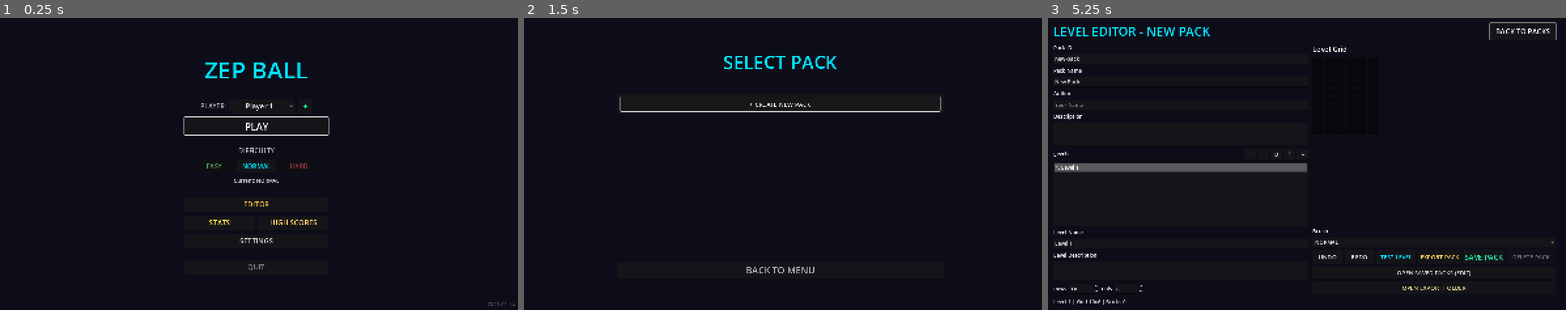
Above: before the commit, frames 1-3 (left to right).
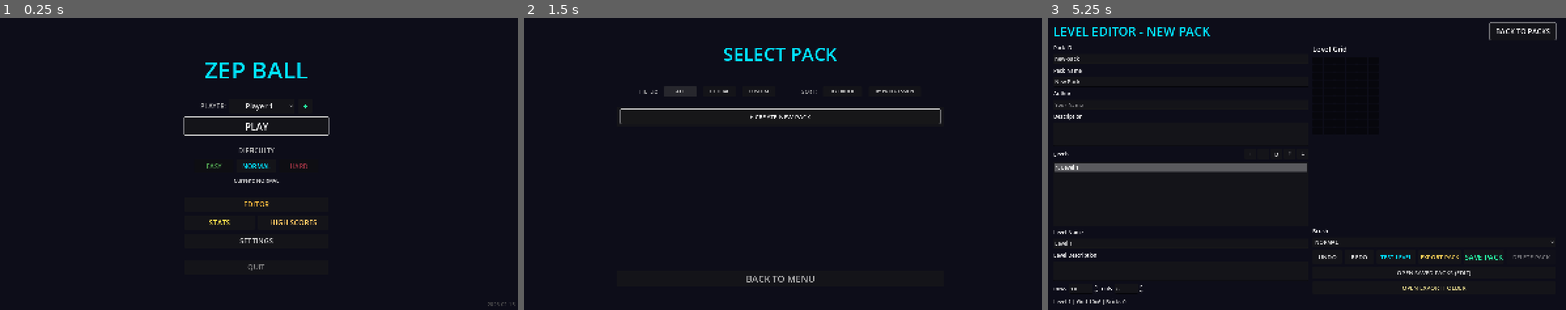
Above: after the commit, the same moments.

Repository: zepanv/zepball
Game: Godot game, scene res://scenes/ui/main_menu.tscn
Same seed, same stepped clock (60 frames per second), same inputs: the game is played once before the commit and once after it.
Inputs (mouse positions are in pixels of both pictures, inside the frame that each line leads up to):
- Up to frame 1 (0.25 s): no input
- Up to frame 2 (1.5 s): click "PLAY" at 0.5 s; click (679, 91) at 1.25 s, where only the run after the commit has a clickable "ALL"
- Up to frame 3 (5.25 s): click (1244, 91) at 2 s, where only the run after the commit has a clickable "OFFICIAL"; click (1281, 91) at 2.75 s, where only the run after the commit has a clickable "CUSTOM"; click (1363, 91) at 3.5 s, where only the run after the commit has a clickable "BY ORDER"; click (1420, 91) at 4.25 s, where only the run after the commit has a clickable "BY PROGRESSION"; click "+ CREATE NEW PACK" at 5 s

The runs differ from the first frame. In frame 1, less than 0.1% of the frame differs, in the area x 98-100%, y 97-99%; in frame 2, 2.0%, in the area x 18-81%, y 10-91%; in frame 3, nothing differs.

Commit message:
fix: Address Set Mode combo persistence and paddle displacement bugs; Add Pack Select UI enhancements
## Bugfixes

### Set Mode Combo/Streak Reset
- Fixed combo multiplier and no-miss streak carrying over between levels in Set Mode
- Combo and streak now properly reset at the start of each level
- Perfect Set eligibility (3x bonus) continues to track correctly across levels
- Modified: menu_controller.gd (removed set_saved_combo/set_saved_no_miss preservation)
- Modified: main.gd (_restore_set_state now only restores score/lives/perfect status)

### Paddle Horizontal Displacement
- Fixed paddle being pushed horizontally out of play area by angled ball collisions
- Paddle now strictly locked to its initial X position
- Modified: paddle.gd (added initial_x storage and position lock in _physics_process)

## Features

### Pack Select UI Enhancements
- Added filter toolbar: ALL / OFFICIAL / CUSTOM
- Added sort options: BY ORDER (custom A-Z, official legacy order) / BY PROGRESSION (completion %)
- All controls are controller-accessible
- Modified: set_select.gd (added FilterMode/SortMode enums, toolbar creation, filter/sort logic)
- Modified: set_select.tscn (added ToolbarContainer node)

## Documentation
- Updated main menu version label to 2026-02-15
- Updated .agent/README.md with current game state and recent update history
- Updated .agent/System/architecture.md with Set Mode behavior and Pack Select features
- Updated README.md with player profiles, Pack Select features, and Set Mode progression
- Moved bugfixes-and-pack-ui.md from Backlog to Completed with full implementation summary

Co-Authored-By: Claude Sonnet 4.5 <noreply@anthropic.com>

Diff:
--- a/scenes/ui/main_menu.tscn
+++ b/scenes/ui/main_menu.tscn
@@ -200,7 +200,7 @@
 grow_vertical = 0
 theme_override_colors/font_color = Color(0.3, 0.3, 0.3, 1)
 theme_override_font_sizes/font_size = 16
-text = "2026-02-14"
+text = "2026-02-15"
 horizontal_alignment = 2
 
 [node name="NewProfileDialog" type="ConfirmationDialog" parent="."]
--- a/scenes/ui/set_select.tscn
+++ b/scenes/ui/set_select.tscn
@@ -46,6 +46,13 @@
 custom_minimum_size = Vector2(0, 20)
 layout_mode = 2
 
+[node name="ToolbarContainer" type="MarginContainer" parent="VBoxContainer"]
+layout_mode = 2
+theme_override_constants/margin_left = 0
+theme_override_constants/margin_top = 0
+theme_override_constants/margin_right = 0
+theme_override_constants/margin_bottom = 10
+
 [node name="ScrollContainer" type="ScrollContainer" parent="VBoxContainer"]
 custom_minimum_size = Vector2(0, 450)
 layout_mode = 2
--- a/scripts/main.gd
+++ b/scripts/main.gd
@@ -119,26 +119,20 @@
 		call_deferred("_restore_set_state",
 			MenuController.set_saved_score,
 			MenuController.set_saved_lives,
-			MenuController.set_saved_combo,
-			MenuController.set_saved_no_miss,
 			MenuController.set_saved_perfect)
 
 	# Connect existing bricks
 	connect_brick_signals()
 
-func _restore_set_state(saved_score: int, saved_lives: int, saved_combo: int, saved_no_miss: int, saved_perfect: bool) -> void:
+func _restore_set_state(saved_score: int, saved_lives: int, saved_perfect: bool) -> void:
 	"""Restore game state when continuing a set (called deferred to ensure HUD is ready)"""
 	game_manager.score = saved_score
 	game_manager.lives = saved_lives
-	game_manager.combo = saved_combo
-	game_manager.no_miss_hits = saved_no_miss
 	game_manager.is_perfect_clear = saved_perfect
 
 	# Emit signals to update HUD
 	game_manager.score_changed.emit(game_manager.score)
 	game_manager.lives_changed.emit(game_manager.lives)
-	game_manager.combo_changed.emit(game_manager.combo)
-	game_manager.no_miss_streak_changed.emit(game_manager.no_miss_hits)
 
 func setup_background() -> void:
 	"""Load and configure a random background image."""
--- a/scripts/paddle.gd
+++ b/scripts/paddle.gd
@@ -27,6 +27,7 @@
 var was_mouse_captured: bool = false
 
 # Velocity tracking for spin mechanics
+var initial_x: float = 0.0
 var previous_y: float = 0.0
 var actual_velocity_y: float = 0.0
 var game_manager: Node = null
@@ -45,6 +46,7 @@
 var aim_locked: bool = false
 
 func _ready():
+	initial_x = position.x  # Store initial X position
 	previous_y = position.y
 	last_mouse_y = viewport_ref.get_mouse_position().y
 	game_manager = get_tree().get_first_node_in_group("game_manager")
@@ -129,6 +131,9 @@
 	elif position.y > max_bound_y:
 		position.y = max_bound_y
 
+	# Lock paddle to initial X position (prevent horizontal displacement from ball collisions)
+	position.x = initial_x
+
 	# Calculate actual velocity (for spin mechanics)
 	actual_velocity_y = (position.y - previous_y) / delta
 
--- a/scripts/ui/menu_controller.gd
+++ b/scripts/ui/menu_controller.gd
@@ -485,8 +485,6 @@
 	if current_play_mode == PlayMode.SET and game_manager:
 		set_saved_score = current_score
 		set_saved_lives = game_manager.lives
-		set_saved_combo = game_manager.combo
-		set_saved_no_miss = game_manager.no_miss_hits
 		set_saved_perfect = game_manager.is_perfect_clear
 
 	# Mark level as completed
--- a/scripts/ui/set_select.gd
+++ b/scripts/ui/set_select.gd
@@ -1,12 +1,21 @@
 extends Control
 
 ## Pack Select Screen - Displays available built-in and user packs
+
+# Filter and Sort modes
+enum FilterMode { ALL, OFFICIAL, CUSTOM }
+enum SortMode { BY_ORDER, BY_PROGRESSION }
+
+var current_filter_mode: FilterMode = FilterMode.ALL
+var current_sort_mode: SortMode = SortMode.BY_ORDER
 
 @onready var sets_container = $VBoxContainer/ScrollContainer/SetsContainer
 @onready var title_label = $VBoxContainer/TitleLabel
+@onready var toolbar_container = $VBoxContainer/ToolbarContainer
 
 func _ready() -> void:
 	title_label.text = "SELECT PACK"
+	_create_toolbar()
 	populate_packs()
 
 	# Grab focus on first button for controller navigation
@@ -23,6 +32,13 @@
 		child.queue_free()
 
 	var packs: Array[Dictionary] = PackLoader.get_all_packs()
+
+	# Apply filter
+	packs = _apply_filter(packs)
+
+	# Apply sort
+	packs = _apply_sort(packs)
+
 	for pack_data in packs:
 		create_pack_card(pack_data)
 	_create_new_pack_card()
@@ -203,6 +219,158 @@
 func _on_back_button_pressed() -> void:
 	MenuController.show_main_menu()
 
+func _create_toolbar() -> void:
+	"""Create the filter and sort toolbar"""
+	if not toolbar_container:
+		return
+
+	var toolbar_hbox := HBoxContainer.new()
+	toolbar_hbox.add_theme_constant_override("separation", 20)
+	toolbar_hbox.alignment = BoxContainer.ALIGNMENT_CENTER
+
+	# Filter label
+	var filter_label := Label.new()
+	filter_label.text = "FILTER:"
+	filter_label.add_theme_font_size_override("font_size", 16)
+	filter_label.add_theme_color_override("font_color", Color(0.7, 0.7, 0.7, 1))
+	toolbar_hbox.add_child(filter_label)
+
+	# Filter buttons
+	var filter_all_btn := Button.new()
+	filter_all_btn.text = "ALL"
+	filter_all_btn.custom_minimum_size = Vector2(100, 32)
+	filter_all_btn.add_theme_font_size_override("font_size", 14)
+	filter_all_btn.pressed.connect(_on_filter_changed.bind(FilterMode.ALL))
+	toolbar_hbox.add_child(filter_all_btn)
+
+	var filter_official_btn := Button.new()
+	filter_official_btn.text = "OFFICIAL"
+	filter_official_btn.custom_minimum_size = Vector2(100, 32)
+	filter_official_btn.add_theme_font_size_override("font_size", 14)
+	filter_official_btn.pressed.connect(_on_filter_changed.bind(FilterMode.OFFICIAL))
+	toolbar_hbox.add_child(filter_official_btn)
+
+	var filter_custom_btn := Button.new()
+	filter_custom_btn.text = "CUSTOM"
+	filter_custom_btn.custom_minimum_size = Vector2(100, 32)
+	filter_custom_btn.add_theme_font_size_override("font_size", 14)
+	filter_custom_btn.pressed.connect(_on_filter_changed.bind(FilterMode.CUSTOM))
+	toolbar_hbox.add_child(filter_custom_btn)
+
+	# Spacer
+	var spacer := Control.new()
+	spacer.custom_minimum_size = Vector2(40, 0)
+	toolbar_hbox.add_child(spacer)
+
+	# Sort label
+	var sort_label := Label.new()
+	sort_label.text = "SORT:"
+	sort_label.add_theme_font_size_override("font_size", 16)
+	sort_label.add_theme_color_override("font_color", Color(0.7, 0.7, 0.7, 1))
+	toolbar_hbox.add_child(sort_label)
+
+	# Sort buttons
+	var sort_order_btn := Button.new()
+	sort_order_btn.text = "BY ORDER"
+	sort_order_btn.custom_minimum_size = Vector2(120, 32)
+	sort_order_btn.add_theme_font_size_override("font_size", 14)
+	sort_order_btn.pressed.connect(_on_sort_changed.bind(SortMode.BY_ORDER))
+	toolbar_hbox.add_child(sort_order_btn)
+
+	var sort_progression_btn := Button.new()
+	sort_progression_btn.text = "BY PROGRESSION"
+	sort_progression_btn.custom_minimum_size = Vector2(160, 32)
+	sort_progression_btn.add_theme_font_size_override("font_size", 14)
+	sort_progression_btn.pressed.connect(_on_sort_changed.bind(SortMode.BY_PROGRESSION))
+	toolbar_hbox.add_child(sort_progression_btn)
+
+	toolbar_container.add_child(toolbar_hbox)
+
+func _on_filter_changed(mode: FilterMode) -> void:
+	"""Handle filter mode change"""
+	current_filter_mode = mode
+	populate_packs()
+	await get_tree().process_frame
+	_grab_first_button_focus()
+
+func _on_sort_changed(mode: SortMode) -> void:
+	"""Handle sort mode change"""
+	current_sort_mode = mode
+	populate_packs()
+	await get_tree().process_frame
+	_grab_first_button_focus()
+
+func _apply_filter(packs: Array[Dictionary]) -> Array[Dictionary]:
+	"""Apply current filter to pack list"""
+	if current_filter_mode == FilterMode.ALL:
+		return packs
+
+	var filtered: Array[Dictionary] = []
+	for pack in packs:
+		var source := str(pack.get("source", "user"))
+		var is_official := source == "builtin"
+
+		if current_filter_mode == FilterMode.OFFICIAL and is_official:
+			filtered.append(pack)
+		elif current_filter_mode == FilterMode.CUSTOM and not is_official:
+			filtered.append(pack)
+
+	return filtered
+
+func _apply_sort(packs: Array[Dictionary]) -> Array[Dictionary]:
+	"""Apply current sort to pack list"""
+	var sorted_packs := packs.duplicate()
+
+	if current_sort_mode == SortMode.BY_ORDER:
+		# Sort: Custom packs first (A-Z), then official packs (legacy order)
+		sorted_packs.sort_custom(func(a: Dictionary, b: Dictionary) -> bool:
+			var a_source := str(a.get("source", "user"))
+			var b_source := str(b.get("source", "user"))
+			var a_official := a_source == "builtin"
+			var b_official := b_source == "builtin"
+
+			# Custom packs before official
+			if not a_official and b_official:
+				return true
+			if a_official and not b_official:
+				return false
+
+			# Both custom: alphabetical by name
+			if not a_official and not b_official:
+				return str(a.get("name", "")).to_lower() < str(b.get("name", "")).to_lower()
+
+			# Both official: use legacy order
+			var a_id := str(a.get("pack_id", ""))
+			var b_id := str(b.get("pack_id", ""))
+			var a_idx := PackLoader.LEGACY_PACK_ORDER.find(a_id)
+			var b_idx := PackLoader.LEGACY_PACK_ORDER.find(b_id)
+
+			if a_idx == -1:
+				a_idx = 999
+			if b_idx == -1:
+				b_idx = 999
+
+			return a_idx < b_idx
+		)
+	elif current_sort_mode == SortMode.BY_PROGRESSION:
+		# Sort by completion percentage (descending)
+		sorted_packs.sort_custom(func(a: Dictionary, b: Dictionary) -> bool:
+			var a_pack_id := str(a.get("pack_id", ""))
+			var b_pack_id := str(b.get("pack_id", ""))
+			var a_count := int(a.get("levels", []).size())
+			var b_count := int(b.get("levels", []).size())
+			var a_completed := SaveManager.get_pack_completed_count(a_pack_id)
+			var b_completed := SaveManager.get_pack_completed_count(b_pack_id)
+
+			var a_pct := 0.0 if a_count == 0 else float(a_completed) / float(a_count)
+			var b_pct := 0.0 if b_count == 0 else float(b_completed) / float(b_count)
+
+			# Higher percentage first (descending)
+			return a_pct > b_pct
+		)
+
+	return sorted_packs
+
 func _grab_first_button_focus() -> void:
 	"""Grab focus on the first available button for controller navigation"""
 	if sets_container:
Not shown, changed: .agent/README.md
Not shown, changed: .agent/System/architecture.md
Not shown, removed: .agent/Tasks/Backlog/bugfixes-and-pack-ui.md
Not shown, added: .agent/Tasks/Completed/bugfixes-and-pack-ui.md
Not shown, changed: README.md
